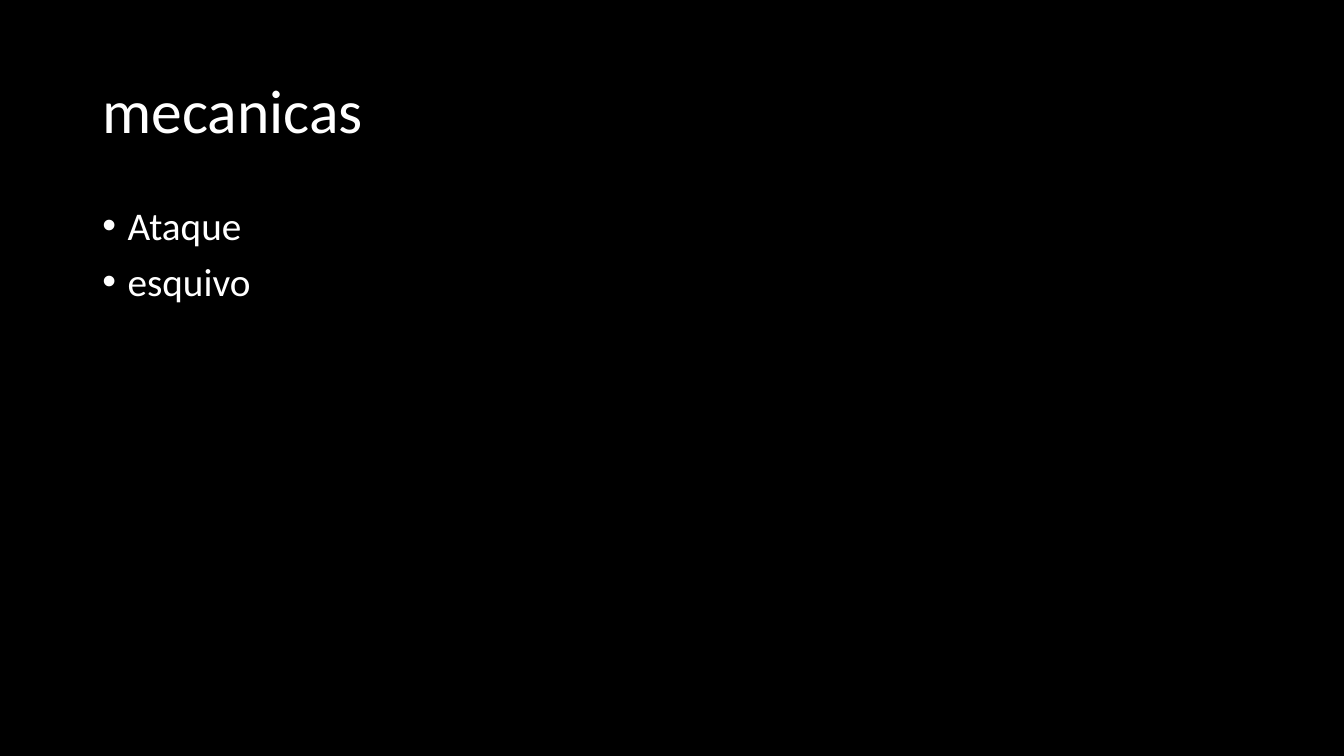
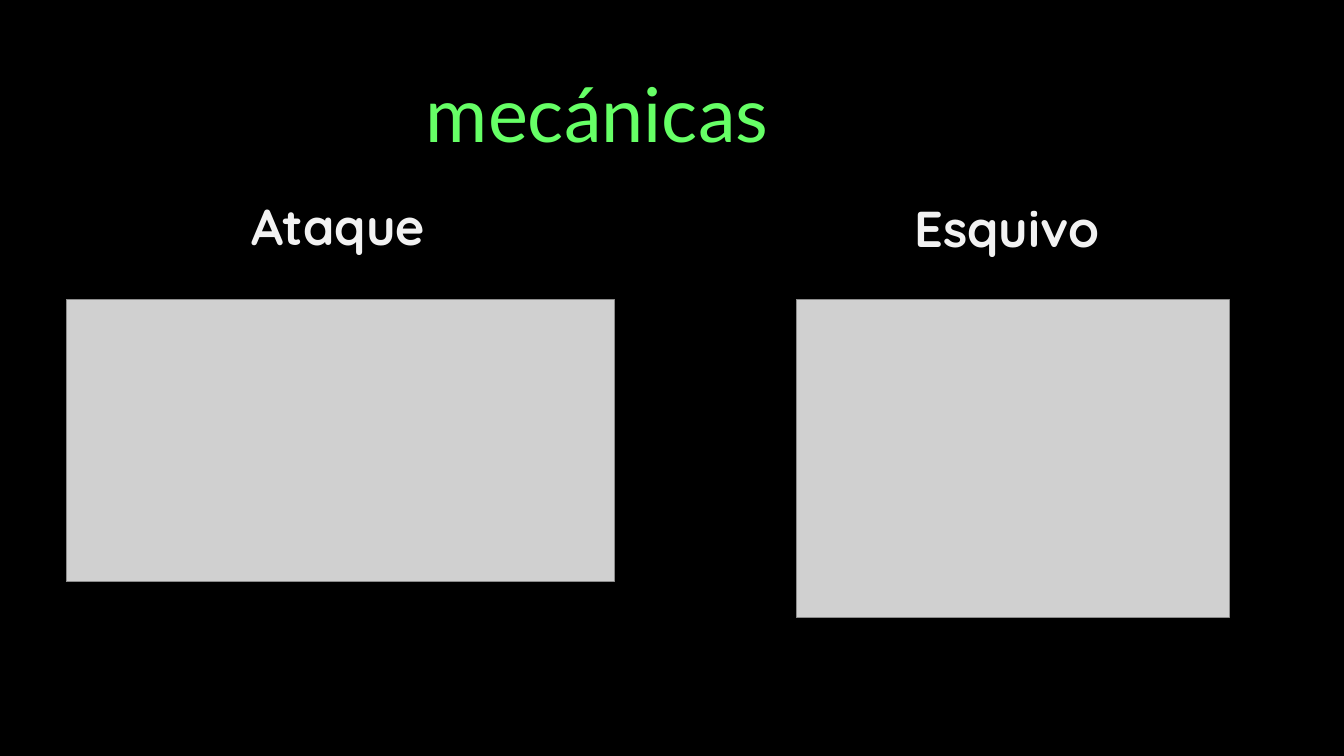
Before and after one commit to Xuppap-Inc/VerdantSorrow, a slide deck: slide 6 of Hitos/Presentacion hito 0.pptx (slide 7 before the commit). Drawn at 1344x756 pixels with LibreOffice and Linux fonts; fonts in the diff are those of the drawing; grey boxes stand for pictures. Boxes give left, top, right and bottom in pixels: in the first picture for what was removed or moved away, otherwise in the second. Text is boxed around its words. In the diff, an @@ line names an element or a change of style, - is before the commit and + after.

```diff
--- a/Hitos/Presentacion hito 0.pptx
+++ b/Hitos/Presentacion hito 0.pptx
@@ title at [426,87,768,143]: text changed; size 44 to 54 pt; font Calibri to Lato; text colour #FFFFFF to #66FF66 @@
-mecanicas
+mecánicas
@@ text added at [251,209,425,255], 36 pt, text #F2F2F2, bold @@
+Ataque
@@ text removed at [128,215,251,303] @@
-• Ataque
-• esquivo
@@ text added at [914,210,1099,257], 36 pt, text #F2F2F2, bold @@
+Esquivo
@@ picture added at [67,299,615,582] @@
@@ picture added at [797,299,1230,618] @@
```
Also in this commit, not shown: 4 other slides changed, 4 slides added, 2 slides removed.
